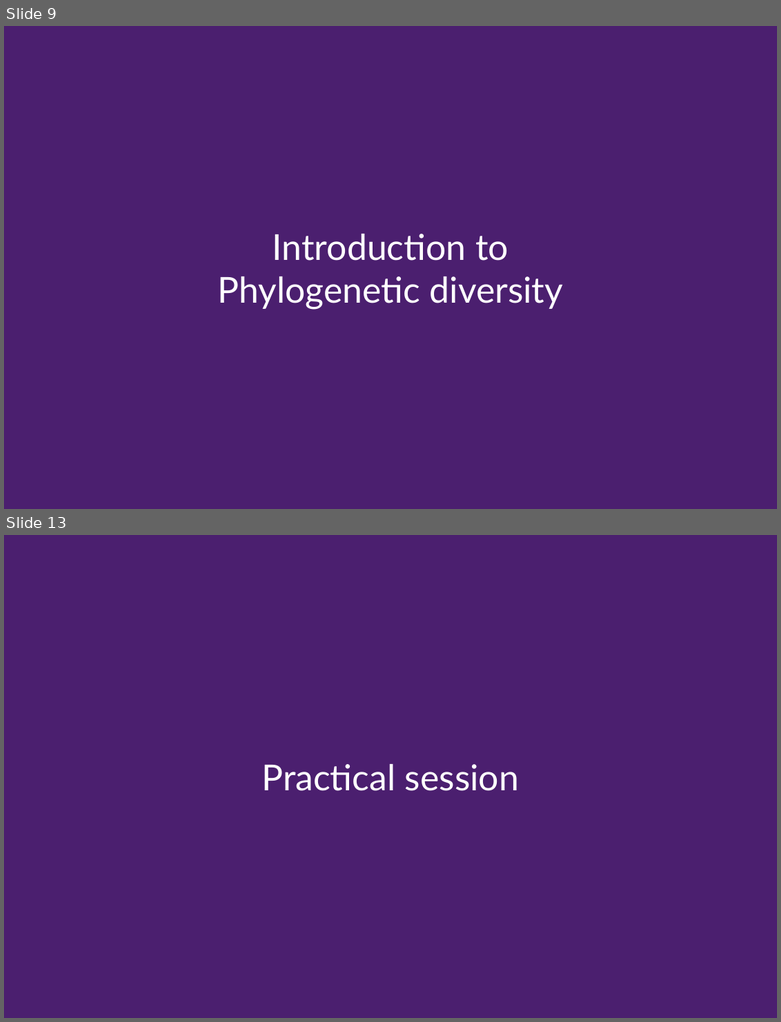
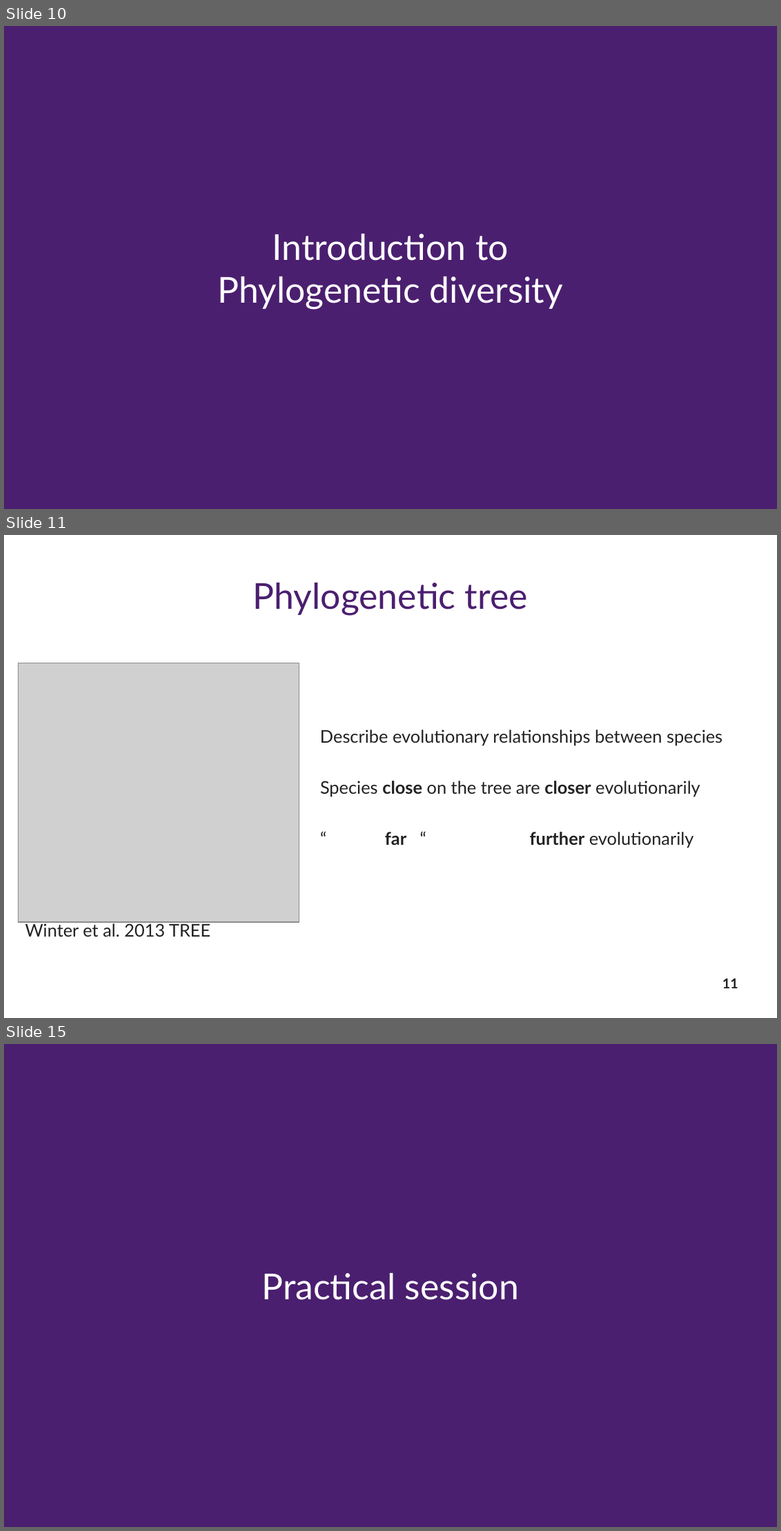
Before and after one commit to Rekyt/biodiversity_facets_tutorial, a slide deck: biodiversity_facets_presentation.odp. Shown one above the other, each under a label of ours: slides 9 and 13 before the commit, slides 10, 11 and 15 after it; the slides between them are not shown. The pictures are 781x1022 and 781x1531 pixels, drawn with LibreOffice and Linux fonts; fonts in the diff are those of the drawing; grey boxes stand for pictures. Boxes give left, top, right and bottom in pixels: in the first picture for what was removed or moved away, otherwise in the second. Text is boxed around its words. In the diff, an @@ line names an element or a change of style, - is before the commit and + after.

```diff
--- a/biodiversity_facets_presentation.odp
+++ b/biodiversity_facets_presentation.odp
@@ slide 11 added at bbox=[4, 535, 777, 1018], background #FFFFFF @@
@@ title added at bbox=[253, 583, 528, 615], 36.7 pt, text #4B1F6F @@
+Phylogenetic tree
@@ picture added at bbox=[18, 663, 299, 922] @@
@@ text added at bbox=[320, 730, 722, 746], 18 pt, text #222222 @@
+Describe evolutionary relationships between species
@@ text added at bbox=[320, 781, 700, 797], 18 pt, text #222222 @@
+Species close on the tree are closer evolutionarily
@@ text added at bbox=[385, 832, 694, 848], 18 pt, text #222222 @@
+“ far “ further evolutionarily
@@ text added at bbox=[25, 921, 210, 937], 18 pt, text #222222 @@
+Winter et al. 2013 TREE
@@ page number added at bbox=[722, 978, 738, 988], 14 pt, text #222222, bold @@
+11
@@ what was slide 9 is now slide 10 @@
@@ what was slide 13 is now slide 15 @@
```
Also in this commit, not shown: 4 slides changed, 8 other slides added, 4 slides removed.
